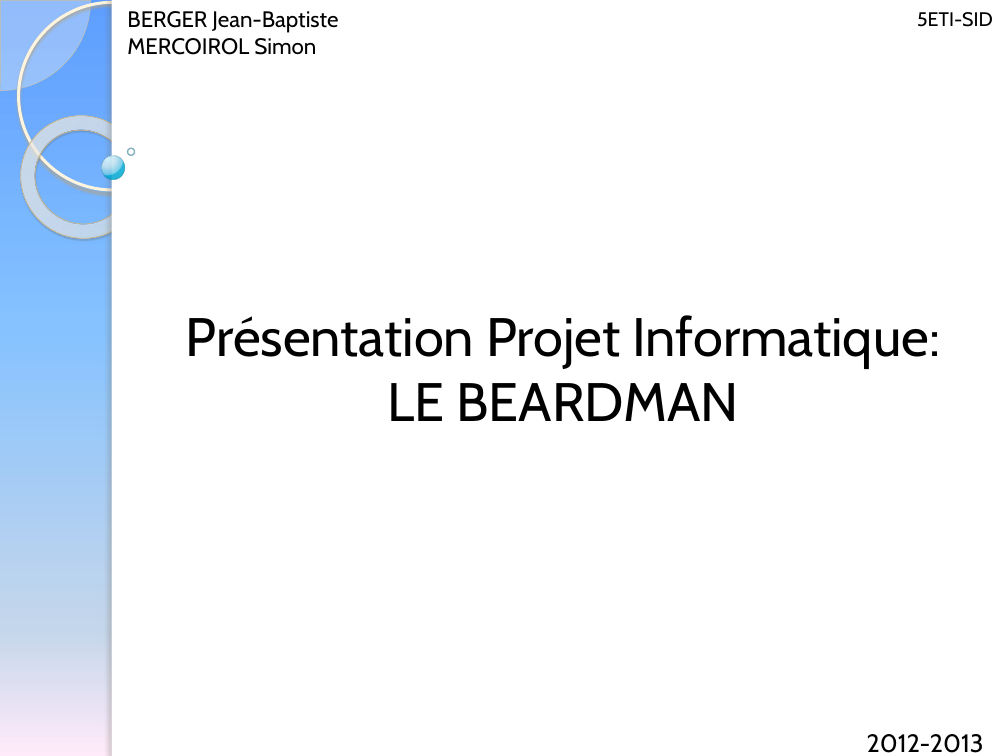
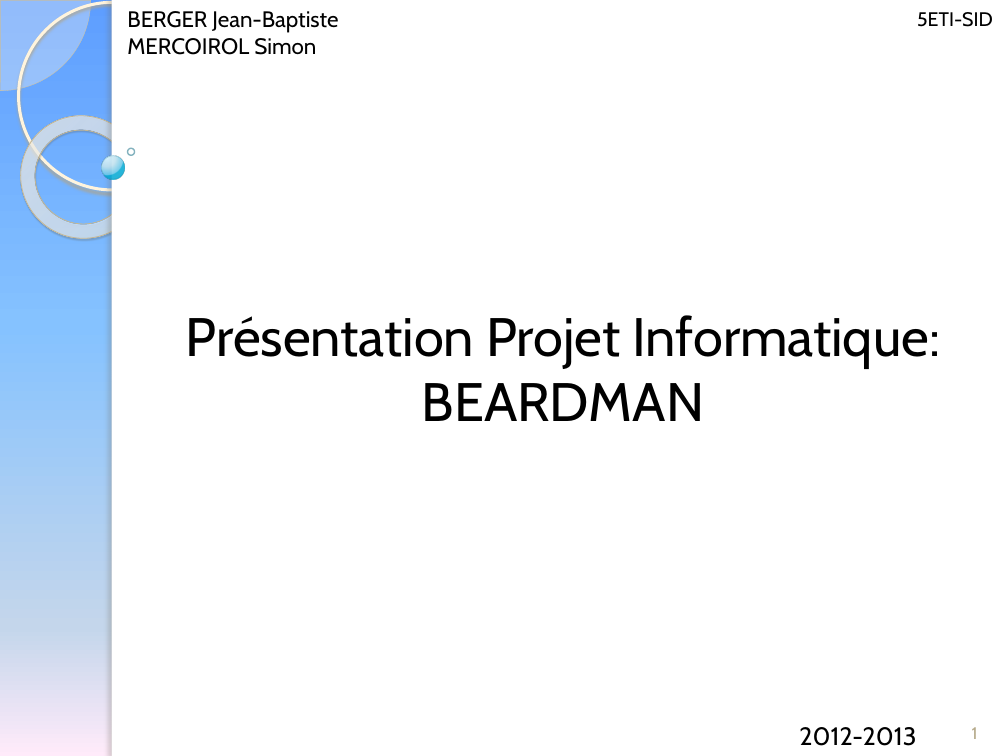
Before and after one commit to Sylphide/ProjetInfo, a slide deck: slide 1 of Présentation Projet Informatique.pptx. Drawn at 1008x756 pixels with LibreOffice and Linux fonts; fonts in the diff are those of the drawing; background and template pictures are left out. Boxes give left, top, right and bottom in pixels: in the first picture for what was removed or moved away, otherwise in the second. Text is boxed around its words. In the diff, an @@ line names an element or a change of style, - is before the commit and + after.

```diff
--- a/Présentation Projet Informatique.pptx
+++ b/Présentation Projet Informatique.pptx
@@ title at [186,315,941,421]: text changed @@
-Présentation Projet Informatique: LE BEARDMAN
+Présentation Projet Informatique: BEARDMAN
@@ text "2012-2013": place and size @@
-text "2012-2013" at [867,734,984,753]
+text "2012-2013" at [799,727,916,746]
@@ page number added at [972,727,978,739], 12 pt, text #B6A98A @@
+1
```
Also in this commit, not shown: 17 other slides changed, 1 other file.
